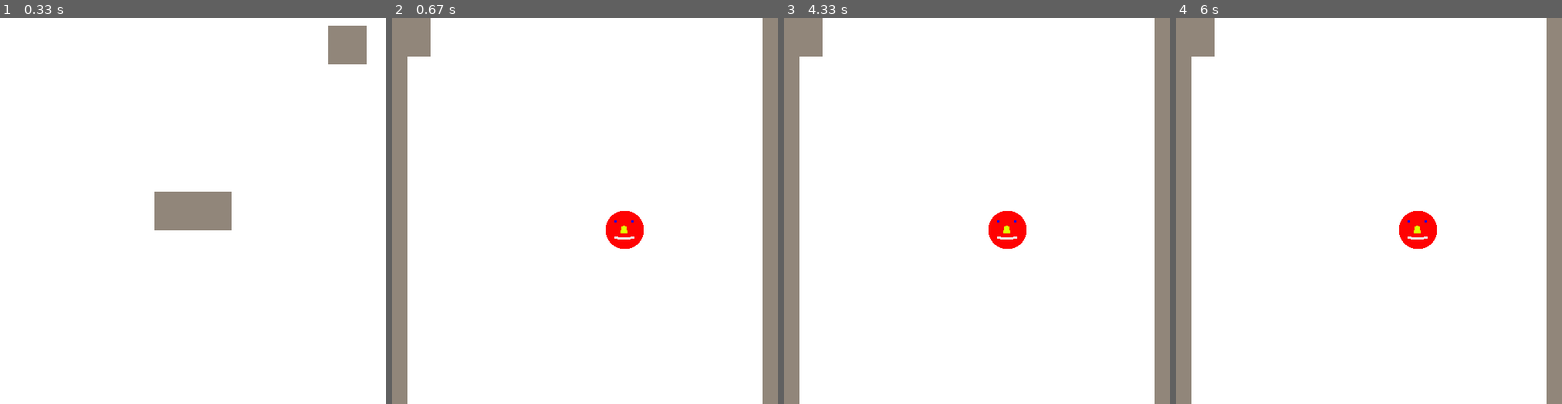
Above: before the commit, frames 1-4 (left to right).
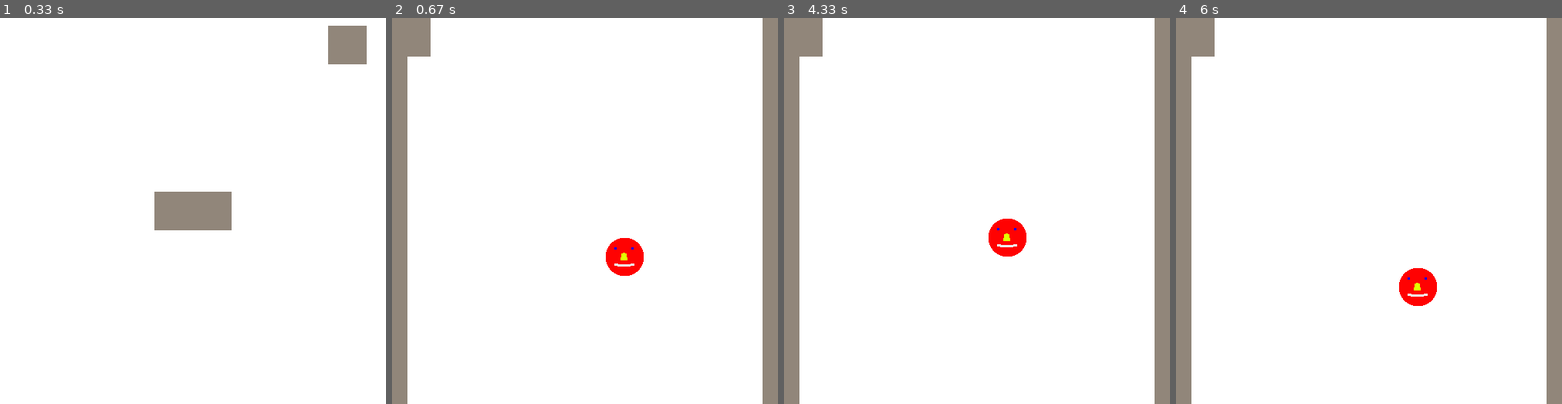
Above: after the commit, the same moments.

Repository: Wissi00/Projet-CMI
Game: pygame game, started from Main.py
Same seed, same stepped clock (60 frames per second), same inputs: the game is played once before the commit and once after it.
Inputs (mouse positions are in pixels of both pictures, inside the frame that each line leads up to):
- Up to frame 1 (0.33 s): no input
- Up to frame 2 (0.67 s): click (585, 211) at 0.38 s
- Up to frame 3 (4.33 s): tap D at 0.67 s; click (977, 211) at 2.55 s; click (965, 145) at 2.98 s; click (977, 211) at 3.98 s
- Up to frame 4 (6 s): click (1195, 37) at 4.38 s; click (1450, 141) at 4.72 s; click (1384, 195) at 5.58 s

Frame 1 is identical in both runs. In frame 2, 1.2% of the frame differs, in the area x 55-66%, y 50-67%; in frame 3, 0.5%; in frame 4, 1.5%, in the area x 57-68%, y 50-75%.

Commit message:
ajout saut et gravité
en attente captation input entrée joueur

Diff:
--- a/Game.py
+++ b/Game.py
@@ -25,6 +25,8 @@
         mur2.draw()
         Player1.mouvX()
         Player1.draw()
+        isJumping = 0
+        Player1.mouvY(isJumping)
         if MenuButton.drawClick():
             menu()
         pygame.display.update()
--- a/classes.py
+++ b/classes.py
@@ -1,4 +1,9 @@
 from Variables import *
+def approach(start, end, shift):
+    if start < end:
+        return min(start+shift,end)
+    else:
+        return max(start-shift,end)
 
 class mur():
     def __init__(self, image,x,w):
@@ -22,6 +27,7 @@
         self.rect.y=self.y
         self.dir = 1
         self.vitesseHorizontale = 1
+        self.vitesseVerticale = 0
         self.gravite = 5
         self.mur1 = mur1
         self.mur2 = mur2
@@ -41,3 +47,10 @@
 
     def draw(self):
         screen.blit(self.sprite,(self.x,self.y))
+
+    def mouvY(self, jump):
+        if jump == False:
+            self.vitesseVerticale= approach(self.vitesseVerticale,5,0.1)
+        else:
+            self.vitesseVerticale= -5
+        self.y += self.vitesseVerticale
